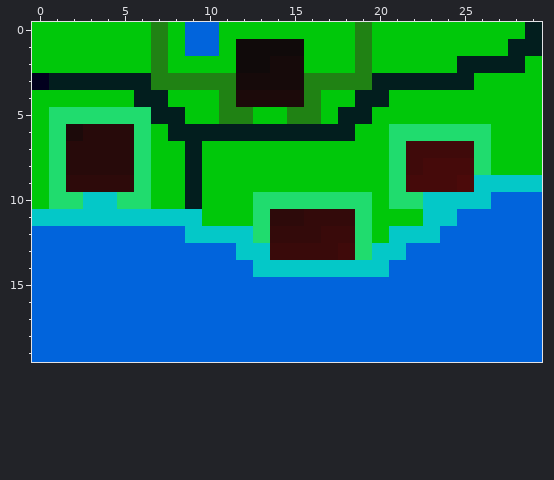
Two states of a pixel-art sprite, res/TestCity.png. This is how it looked before the edit.
The file is 30x20 pixels. Colours within 5 levels of each other are drawn and written as one.
New version:
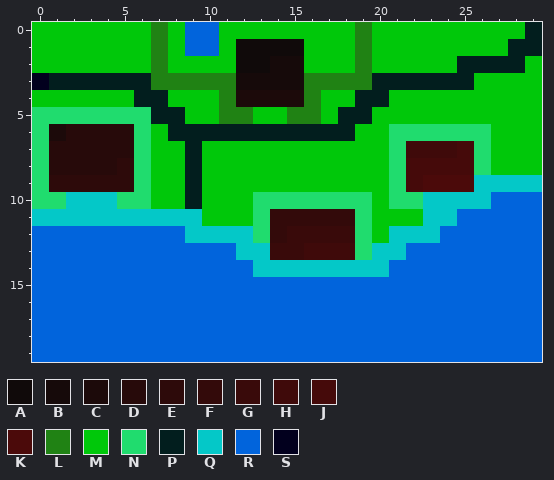
Palette (. is transparent): A #100a0a  B #160a0a  C #1c0a0a  D #270a0a  E #2d0a0a  F #330a0a  G #390a0a  H #3f0a0a  J #450a0a  K #4b0a0a  L #208214  M #00c80a  N #20dc6e  P #021e1e  Q #04c8c8  R #0164dc  S #02001e
From old to new:
y 5: x 0 M -> N
y 6: x 0..2 MNC -> NCD
y 7: x 0..1 MN -> ND; x 25 H -> J
y 8: x 0..1 MN -> ND; x 5 D -> E; x 22 H -> J
y 9: x 0..1 MN -> NE; x 23..24 JJ -> KK
y 10: x 0 M -> N; x 2 N -> Q
y 11: x 14..15 EE -> FF
y 12: x 15..16 FF -> GG
y 13: x 16..17 GG -> HH
